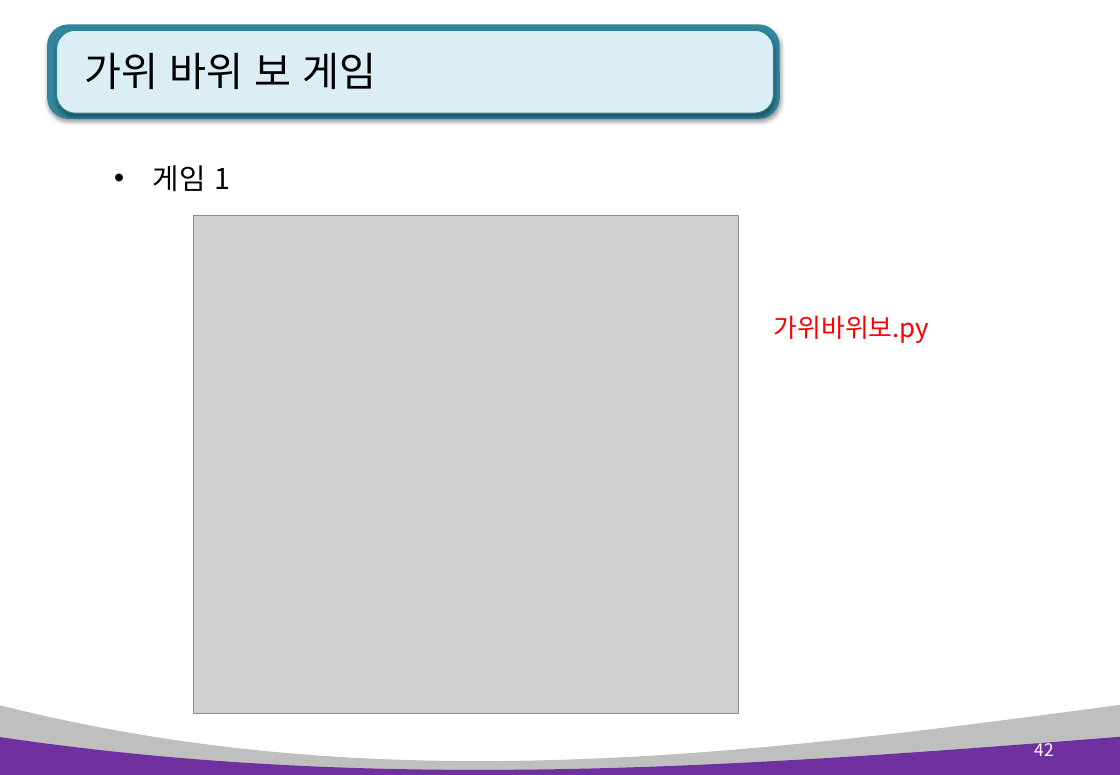
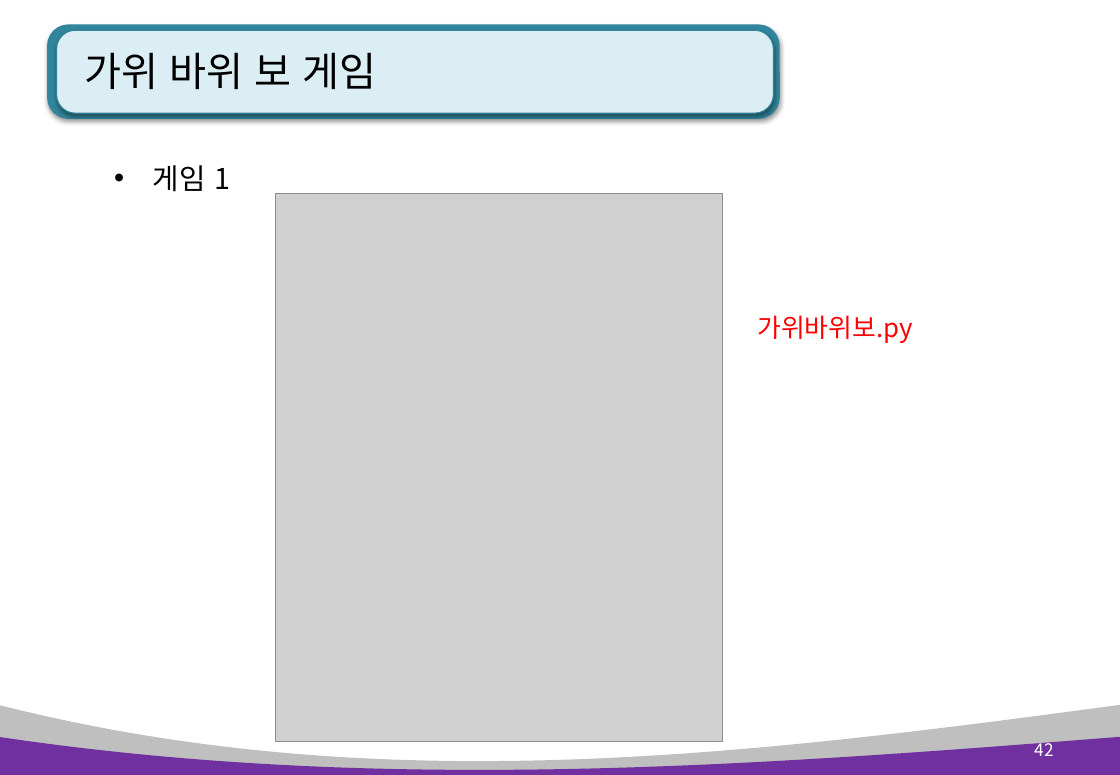
Before and after one commit to kiyongee2/green_project_web, a slide deck: slide 42 of python_ppt/Python 6장. 모듈 .pptx. Drawn at 1120x775 pixels with LibreOffice and Linux fonts; fonts in the diff are those of the drawing; grey boxes stand for pictures. Boxes give left, top, right and bottom in pixels: in the first picture for what was removed or moved away, otherwise in the second. Text is boxed around its words. In the diff, an @@ line names an element or a change of style, - is before the commit and + after.

```diff
--- a/python_ppt/Python 6장. 모듈 .pptx
+++ b/python_ppt/Python 6장. 모듈 .pptx
@@ picture: place and size @@
-picture at (193,215,739,714)
+picture at (275,193,723,741)
@@ text "가위바위보.py": place and size @@
-text "가위바위보.py" at (774,315,929,343)
+text "가위바위보.py" at (757,315,912,343)
```
Also in this commit, not shown: 3 other slides changed, 8 slides added, 2 other files.
